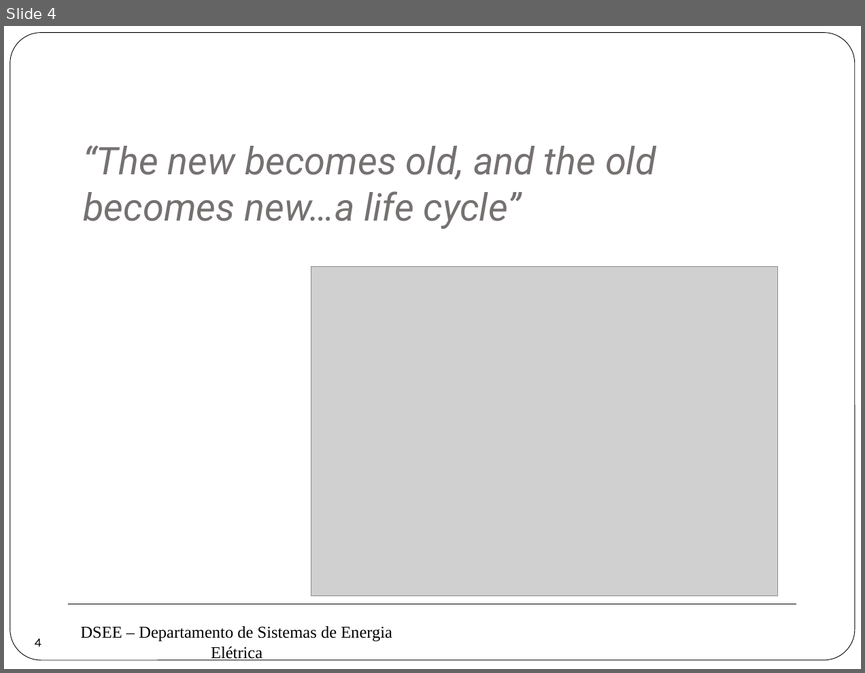
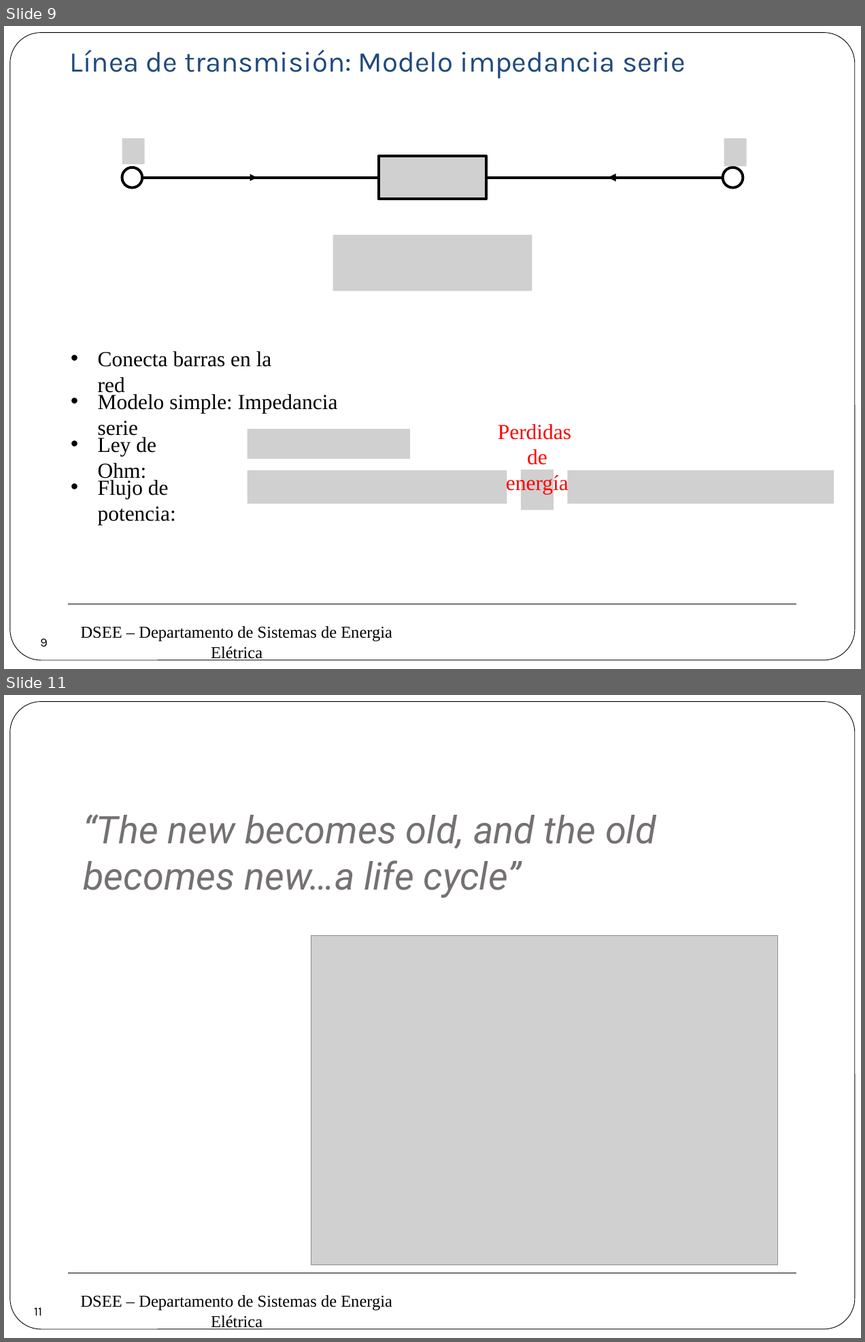
Before and after one commit to erikfilias/Power-Systems-Optimization-using-Julia-Language, a slide deck: 1. Lectures/Introducción a la Optimización aplicada a Sistemas de Energía Eléctrica/Dia 2/5. Power Flow.pptx. Shown one above the other, each under a label of ours: slide 4 before the commit, slides 9 and 11 after it; the slides between them are not shown. The pictures are 865x673 and 865x1342 pixels, drawn with LibreOffice and Linux fonts; fonts in the diff are those of the drawing; grey boxes stand for pictures; background and template pictures are left out. Boxes give left, top, right and bottom in pixels: in the first picture for what was removed or moved away, otherwise in the second. Text is boxed around its words. In the diff, an @@ line names an element or a change of style, - is before the commit and + after.

```diff
--- a/1. Lectures/Introducción a la Optimización aplicada a Sistemas de Energía Eléctrica/Dia 2/5. Power Flow.pptx
+++ b/1. Lectures/Introducción a la Optimización aplicada a Sistemas de Energía Eléctrica/Dia 2/5. Power Flow.pptx
@@ slide 9 added at (x1=4, y1=26, x2=861, y2=669), background #FFFFFF; not listed: 3 template elements that a slide beside it also shows @@
@@ text added at (x1=70, y1=50, x2=685, y2=78), 24 pt, text #1F497D @@
+Línea de transmisión: Modelo impedancia serie
@@ picture added at (x1=122, y1=138, x2=145, y2=164) @@
@@ picture added at (x1=723, y1=138, x2=746, y2=167) @@
@@ ellipse added at (x1=122, y1=167, x2=143, y2=188), outline #000000 2.25 pt @@
@@ picture added at (x1=379, y1=157, x2=486, y2=199) @@
@@ ellipse added at (x1=723, y1=167, x2=743, y2=188), outline #000000 2.25 pt @@
@@ line added from (379, 178) to (142, 178), #000000 2.25 pt @@
@@ arrow added from (142, 178) to (257, 178), #000000 0.75 pt @@
@@ line added from (723, 178) to (486, 178), #000000 2.25 pt @@
@@ arrow added from (723, 178) to (608, 178), #000000 2.25 pt @@
@@ picture added at (x1=333, y1=235, x2=532, y2=291) @@
@@ text added at (x1=98, y1=351, x2=272, y2=396), 18 pt, text #000000 @@
+• Conecta barras en la red
@@ text added at (x1=98, y1=394, x2=338, y2=439), 18 pt, text #000000 @@
+• Modelo simple: Impedancia serie
@@ picture added at (x1=247, y1=429, x2=410, y2=458) @@
@@ text added at (x1=498, y1=424, x2=571, y2=495), 18 pt, text #FF0000 @@
+Perdidas
+de energía
@@ text added at (x1=98, y1=437, x2=156, y2=482), 18 pt, text #000000 @@
+• Ley de Ohm:
@@ picture added at (x1=247, y1=470, x2=507, y2=503) @@
@@ picture added at (x1=521, y1=469, x2=553, y2=509) @@
@@ picture added at (x1=567, y1=470, x2=834, y2=503) @@
@@ text added at (x1=98, y1=480, x2=176, y2=524), 18 pt, text #000000 @@
+• Flujo de potencia:
@@ page number added at (x1=28, y1=625, x2=60, y2=658), 10.5 pt, text #000000 @@
+9
@@ what was slide 4 is now slide 11 @@
@@ page number at (x1=34, y1=1307, x2=42, y2=1315): text changed @@
-4
+11
```
Also in this commit, not shown: 1 slide changed, 8 other slides added, 2 slides removed.
